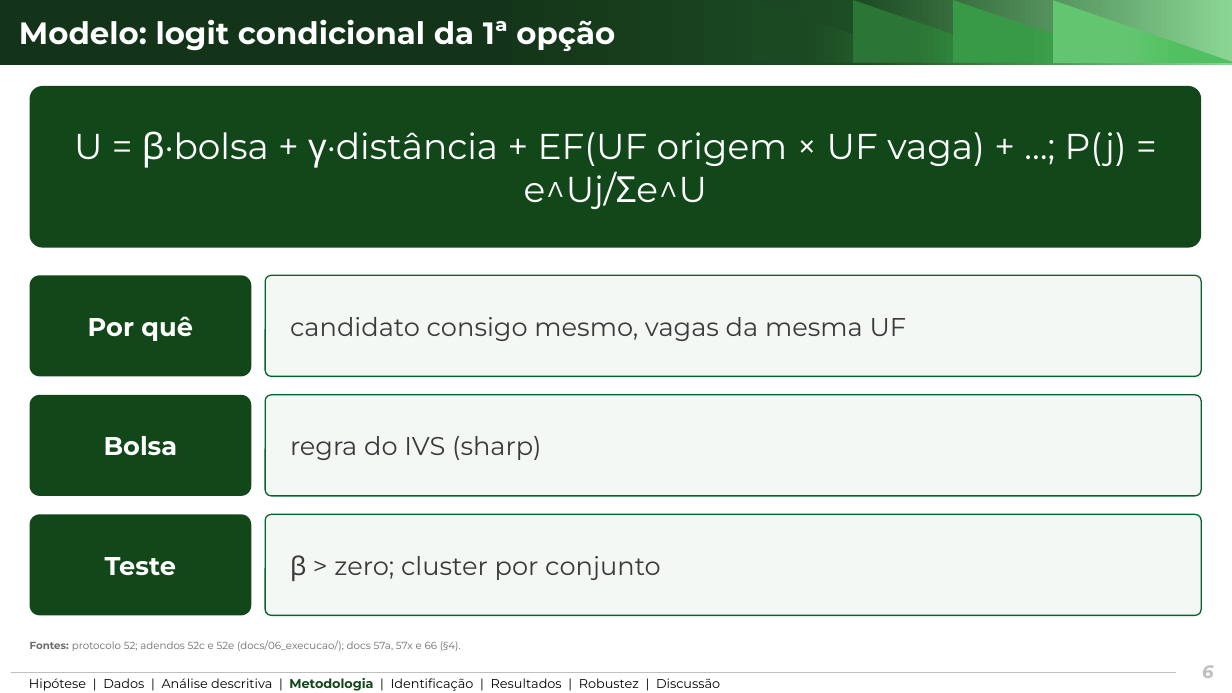
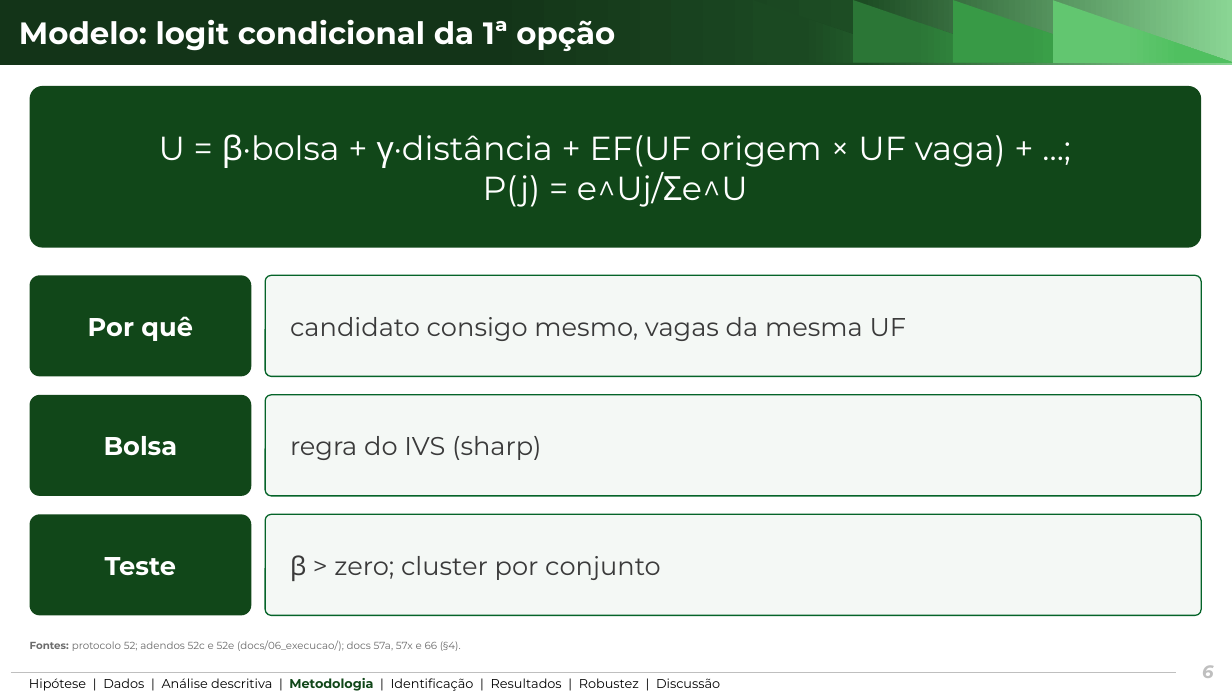
Before and after one commit to ka1victor/impact-eval-health-econ-pmme, a slide deck: slide 6 of output/apresentacao_banca2/deck_banca2_curto.pptx. Drawn at 1232x693 pixels with LibreOffice and Linux fonts; fonts in the diff are those of the drawing; background and template pictures are left out. Boxes give left, top, right and bottom in pixels: in the first picture for what was removed or moved away, otherwise in the second. Text is boxed around its words. In the diff, an @@ line names an element or a change of style, - is before the commit and + after.

```diff
--- a/output/apresentacao_banca2/deck_banca2_curto.pptx
+++ b/output/apresentacao_banca2/deck_banca2_curto.pptx
@@ text in rounded rectangle at [159,134,1006,207]: text changed; size 28 to 26 pt @@
-U = β·bolsa + γ·distância + EF(UF origem × UF vaga) + …; P(j) = e^Uj/Σe^U
+U = β·bolsa + γ·distância + EF(UF origem × UF vaga) + …;
+P(j) = e^Uj/Σe^U
```
Also in this commit, not shown: 4 other files.
